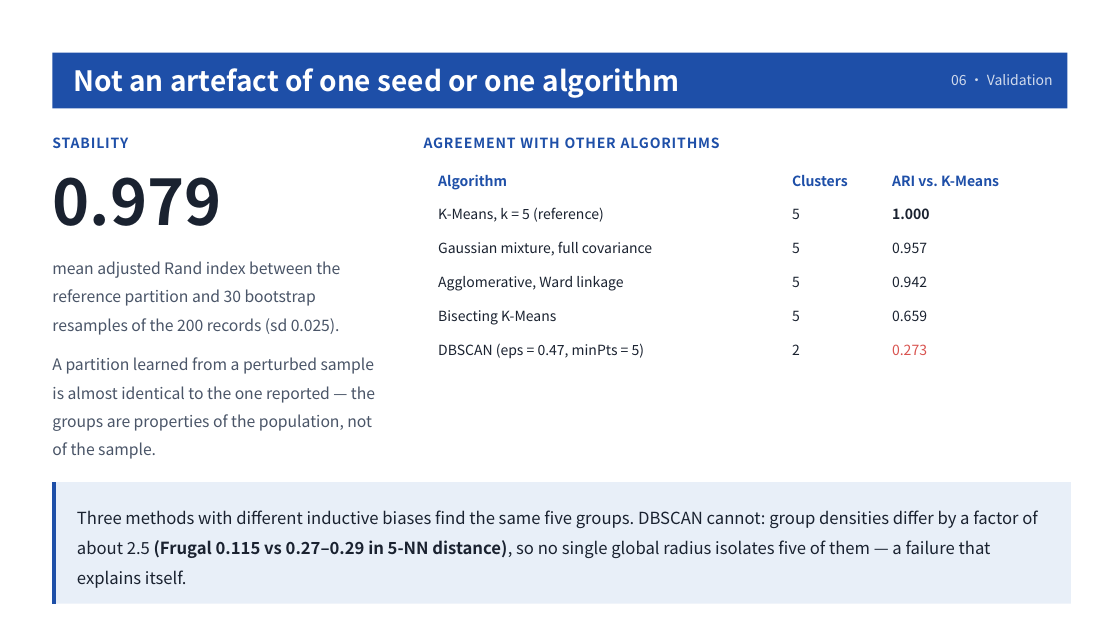
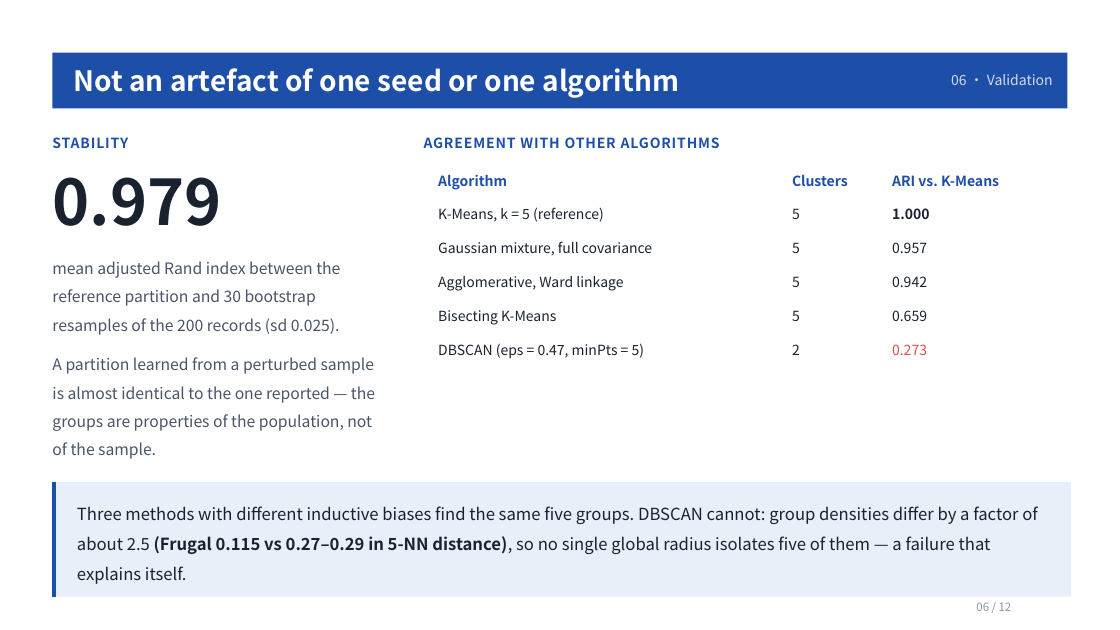
Before and after one commit to kaixinguaika/mall-customer-segmentation, a slide deck: slide 6 of slides/Mall_Customer_Segmentation.pptx. Drawn at 1120x630 pixels with LibreOffice and Linux fonts; fonts in the diff are those of the drawing. Boxes give left, top, right and bottom in pixels: in the first picture for what was removed or moved away, otherwise in the second. Text is boxed around its words. In the diff, an @@ line names an element or a change of style, - is before the commit and + after.

Commit message:
Restore page numbers in the bottom safe margin
Page numbers only (no left-hand footer caption), at y=686 below all body text.
Tightened slides 6, 8 and 11 so their content clears the number band.
Verified in a PowerPoint PDF export (slides 2 and 11).

```diff
--- a/slides/Mall_Customer_Segmentation.pptx
+++ b/slides/Mall_Customer_Segmentation.pptx
@@ freeform shape: place and size @@
-freeform shape at <box>52,482,1070,604</box>
+freeform shape at <box>52,482,1070,597</box>
@@ rectangle: place and size @@
-rectangle at <box>56,482,1071,604</box>
+rectangle at <box>56,482,1071,597</box>
@@ text "Three methods with different inductive ...": place and size @@
-text "Three methods with different inductive ..." at <box>77,510,1038,588</box>
+text "Three methods with different inductive ..." at <box>77,506,1038,584</box>
@@ text added at <box>976,602,1012,611</box>, 9.8 pt, text #8B97A8 @@
+06 / 12
```
Also in this commit, not shown: 10 other slides changed, 12 other files.
